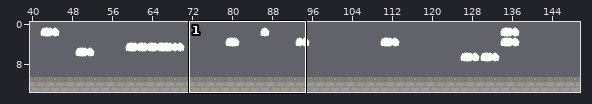
One commit to this Tiled map: WorkSpace/TAKAMI/gamestage01.tmx. The first picture is a wide view before the edit; the outline marks the close-up.
Close-up. First the earlier version:
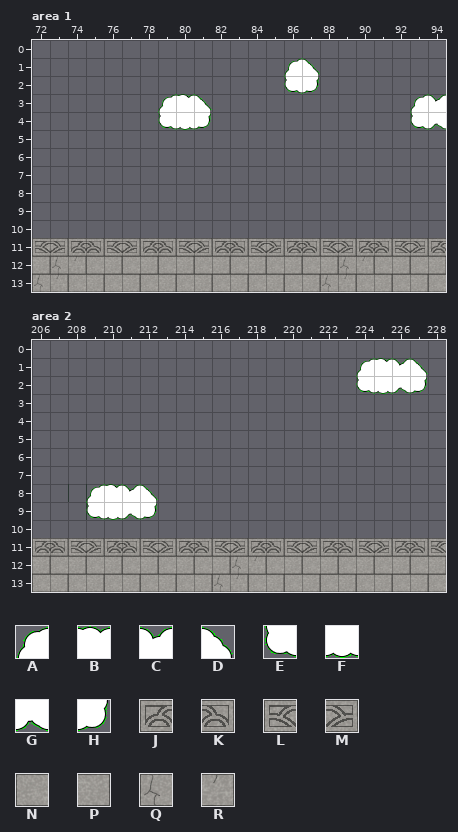
Cells are 32x32 px. Shown: area 1 x 72..94, y 0..13; area 2 x 206..228, y 0..13. The commit also changed other parts of the map, which this record leaves out.
Key: from "test01": A 4, B 5, C 6, D 7, E 13, F 14, G 15, H 16, J 18, K 19, L 20, M 21, N 27, P 28, Q 29, R 30.
_ is an empty cell.
Layers that did not change in this view are not listed.
Layer "sky" before, area 1, first column x 72:
 0 _______________________
 1 ______________AD_______
 2 ______________EH_______
 3 _______ABD___________AC
 4 _______EFH___________EG
 5 _______________________
 6 _______________________
 7 _______________________
 8 _______________________
 9 _______________________
10 _______________________
11 _______________________
12 _______________________
13 _______________________
Layer "ground" before, area 2, first column x 206:
 0 _______________________
 1 __________________ABCD_
 2 __________________EFGH_
 3 _______________________
 4 _______________________
 5 _______________________
 6 _______________________
 7 _______________________
 8 ___ABCD________________
 9 ___EFGH________________
10 _______________________
11 JKLMJKLMJKLMJKLMJKLMJKL
12 PNPNPNPNPNPQRNPNPNPNPNP
13 NPNPNPNPNPQRNPNPNPNPNPN
Now the later version:
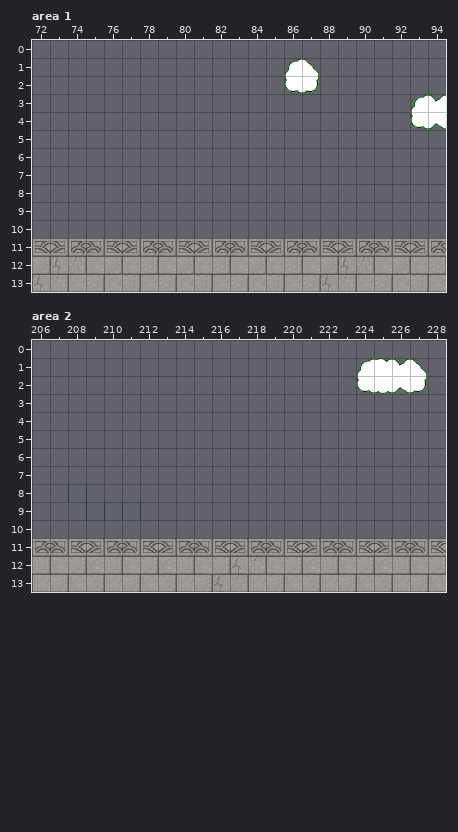
The exact change:
Layer "sky", area 1:
The author cleared tile A in row 3 at x 79.
The author cleared tile B in row 3 at x 80.
The author cleared tile D in row 3 at x 81.
The author cleared tile E in row 4 at x 79.
The author cleared tile F in row 4 at x 80.
The author cleared tile H in row 4 at x 81.
Layer "ground", area 2:
The author cleared tile A in row 8 at x 209.
The author cleared tile B in row 8 at x 210.
The author cleared tile C in row 8 at x 211.
The author cleared tile D in row 8 at x 212.
The author cleared tile E in row 9 at x 209.
The author cleared tile F in row 9 at x 210.
The author cleared tile G in row 9 at x 211.
The author cleared tile H in row 9 at x 212.
Changed places in both close-ups, as pixel boxes (x1, y1, x2, y2):
removed: (158, 94, 212, 130)
removed: (86, 484, 158, 520)
